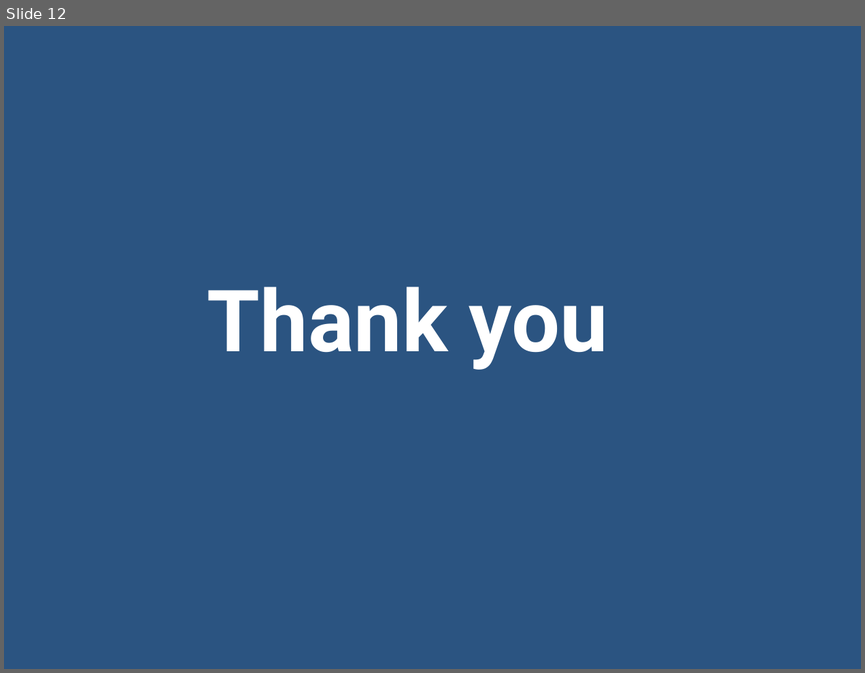
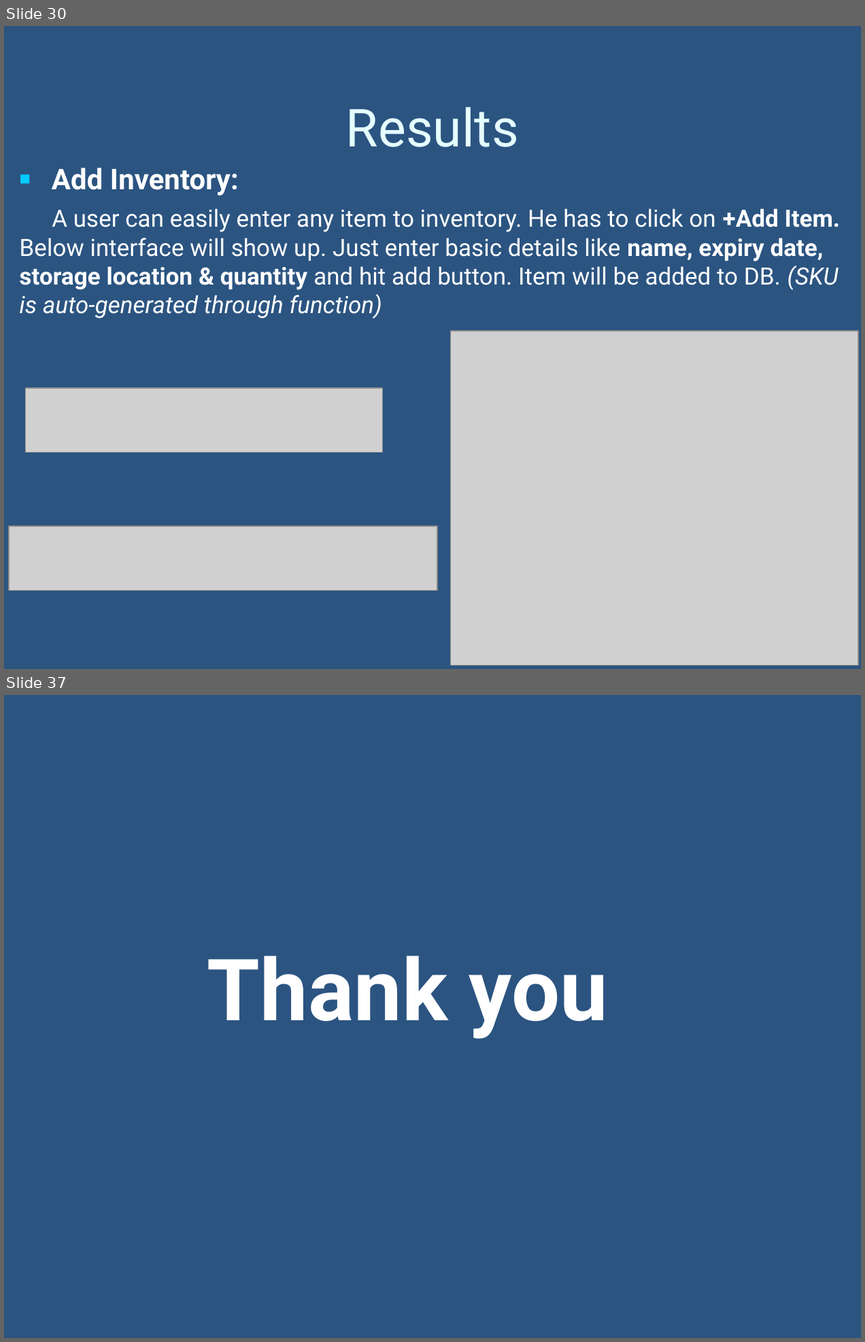
Before and after one commit to bc220403459/food_waste_management_system, a slide deck: documentation/2_FinalPresentation.pptx. Shown one above the other, each under a label of ours: slide 12 before the commit, slides 30 and 37 after it; the slides between them are not shown. The pictures are 865x673 and 865x1342 pixels, drawn with LibreOffice and Linux fonts; fonts in the diff are those of the drawing; grey boxes stand for pictures; background and template pictures are left out. Boxes give left, top, right and bottom in pixels: in the first picture for what was removed or moved away, otherwise in the second. Text is boxed around its words. In the diff, an @@ line names an element or a change of style, - is before the commit and + after.

```diff
--- a/documentation/2_FinalPresentation.pptx
+++ b/documentation/2_FinalPresentation.pptx
@@ slide 30 added at <box>4,26,861,669</box>, background picture (left out) @@
@@ title added at <box>346,107,519,147</box>, 44 pt, text #E5FFFF @@
+Results
@@ text added at <box>20,167,840,318</box>, 20 pt, text #FFFFFF @@
+■ Add Inventory:
+A user can easily enter any item to inventory. He has to click on +Add Item. Below interface will show up. Just enter basic details like name, expiry date, storage location & quantity and hit add button. Item will be added to DB. (SKU is auto-generated through function)
@@ picture added at <box>450,331,858,665</box> @@
@@ picture added at <box>26,388,383,452</box> @@
@@ picture added at <box>9,526,438,590</box> @@
@@ what was slide 12 is now slide 37 @@
```
Also in this commit, not shown: 8 slides changed, 26 other slides added, 2 slides removed, 5 other files.
